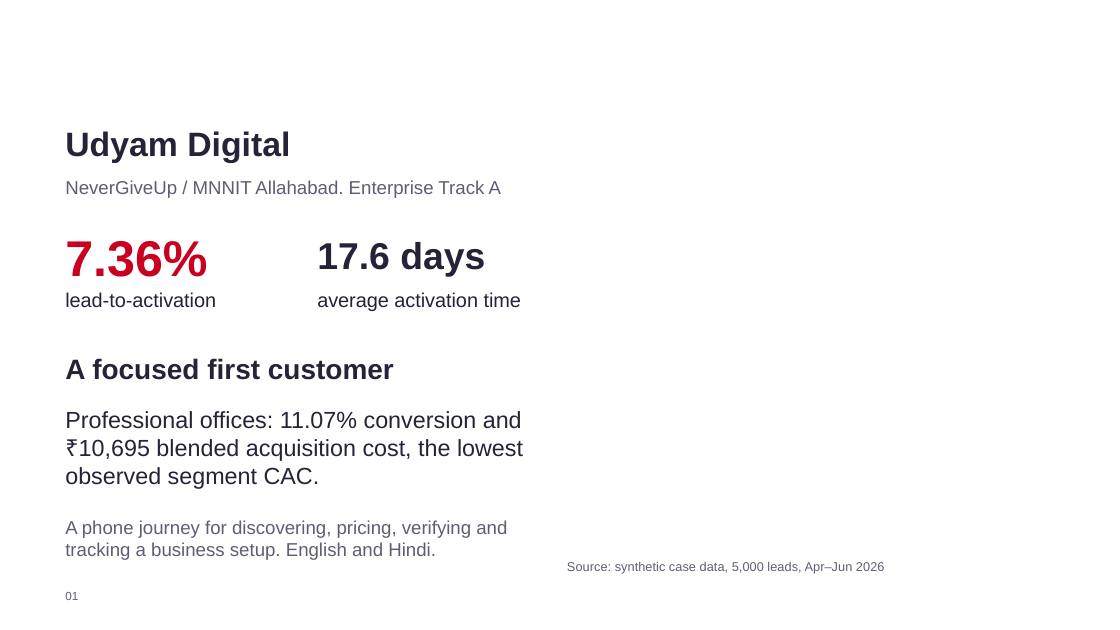
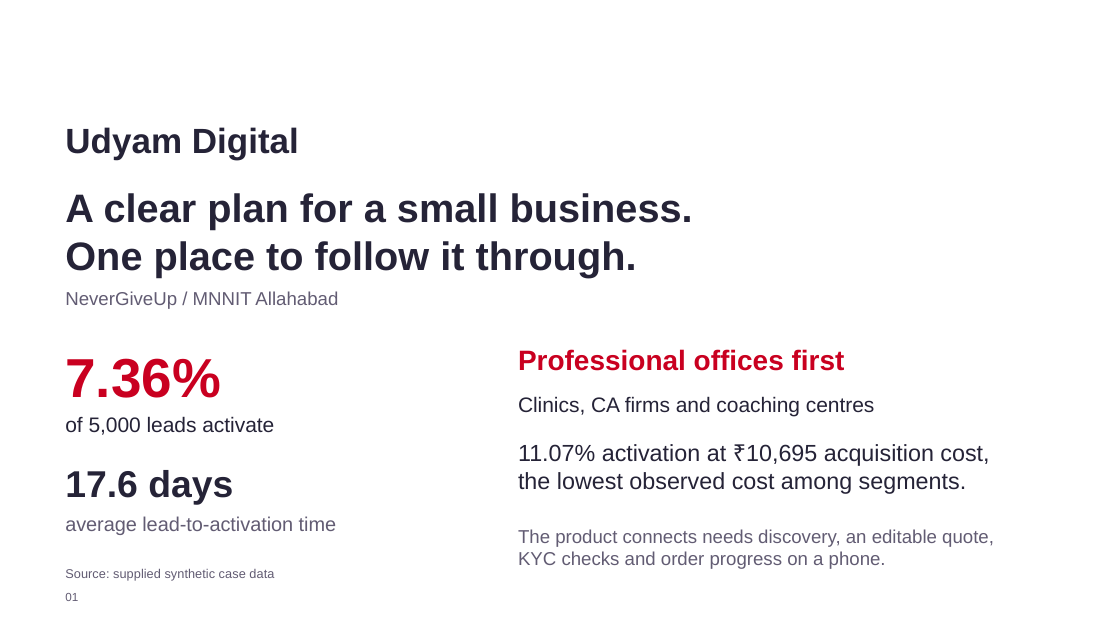
Before and after one commit to aachintya/udyam-digital-airtel-sync-2026, a slide deck: slide 1 of submission/NeverGiveUp_MNNITAllahabad.pptx. Drawn at 1120x630 pixels with LibreOffice and Linux fonts; fonts in the diff are those of the drawing; background and template pictures are left out. Boxes give left, top, right and bottom in pixels: in the first picture for what was removed or moved away, otherwise in the second. Text is boxed around its words. In the diff, an @@ line names an element or a change of style, - is before the commit and + after.

```diff
--- a/submission/NeverGiveUp_MNNITAllahabad.pptx
+++ b/submission/NeverGiveUp_MNNITAllahabad.pptx
@@ text "Udyam Digital" at (x1=65, y1=127, x2=299, y2=160): size 21.8 to 22.5 pt @@
@@ text at (x1=65, y1=193, x2=693, y2=278): text changed; size 12 to 25.5 pt; text colour #625C73 to #252337; bold on @@
-NeverGiveUp / MNNIT Allahabad. Enterprise Track A
+A clear plan for a small business.
+One place to follow it through.
@@ text added at (x1=65, y1=291, x2=338, y2=309), 12 pt, text #625C73 @@
+NeverGiveUp / MNNIT Allahabad
@@ text removed at (x1=317, y1=292, x2=521, y2=311) @@
-average activation time
@@ text "7.36%" moved from (x1=65, y1=241, x2=207, y2=277) to (x1=65, y1=358, x2=221, y2=398) @@
@@ text "7.36%" at (x1=65, y1=358, x2=221, y2=398): size 32.2 to 35.2 pt @@
@@ text removed at (x1=65, y1=358, x2=394, y2=380) @@
-A focused first customer
@@ text at (x1=518, y1=349, x2=845, y2=371): text changed; size 15 to 18 pt; text colour #252337 to #C90020; bold on @@
-Professional offices: 11.07% conversion and ₹10,695 blended acquisition cost, the lowest observed segment CAC.
+Professional offices first
@@ text added at (x1=65, y1=416, x2=274, y2=435), 13.5 pt, text #252337 @@
+of 5,000 leads activate
@@ text at (x1=518, y1=396, x2=875, y2=417): text changed; size 12 to 13.5 pt; text colour #625C73 to #252337 @@
-A phone journey for discovering, pricing, verifying and tracking a business setup. English and Hindi.
+Clinics, CA firms and coaching centres
@@ text added at (x1=518, y1=444, x2=989, y2=494), 15 pt, text #252337 @@
+11.07% activation at ₹10,695 acquisition cost,
+the lowest observed cost among segments.
@@ text "17.6 days" moved from (x1=317, y1=242, x2=485, y2=277) to (x1=65, y1=470, x2=233, y2=504) @@
@@ text at (x1=65, y1=516, x2=336, y2=535): text changed; text colour #252337 to #625C73 @@
-lead-to-activation
+average lead-to-activation time
@@ text at (x1=518, y1=529, x2=994, y2=569): text changed; size 8.2 to 12 pt @@
-Source: synthetic case data, 5,000 leads, Apr–Jun 2026
+The product connects needs discovery, an editable quote,
+KYC checks and order progress on a phone.
@@ text added at (x1=65, y1=569, x2=274, y2=581), 8.2 pt, text #625C73 @@
+Source: supplied synthetic case data
```
Also in this commit, not shown: 3 other slides changed, 3 slides added, 3 slides removed, 1 other file.
